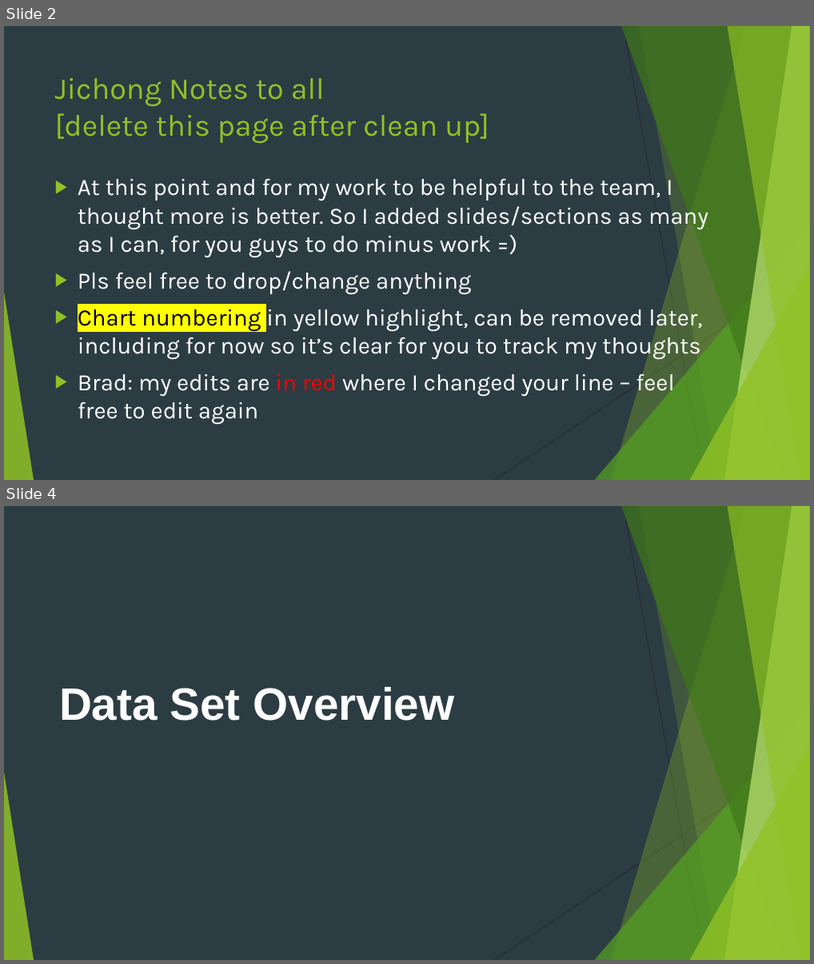
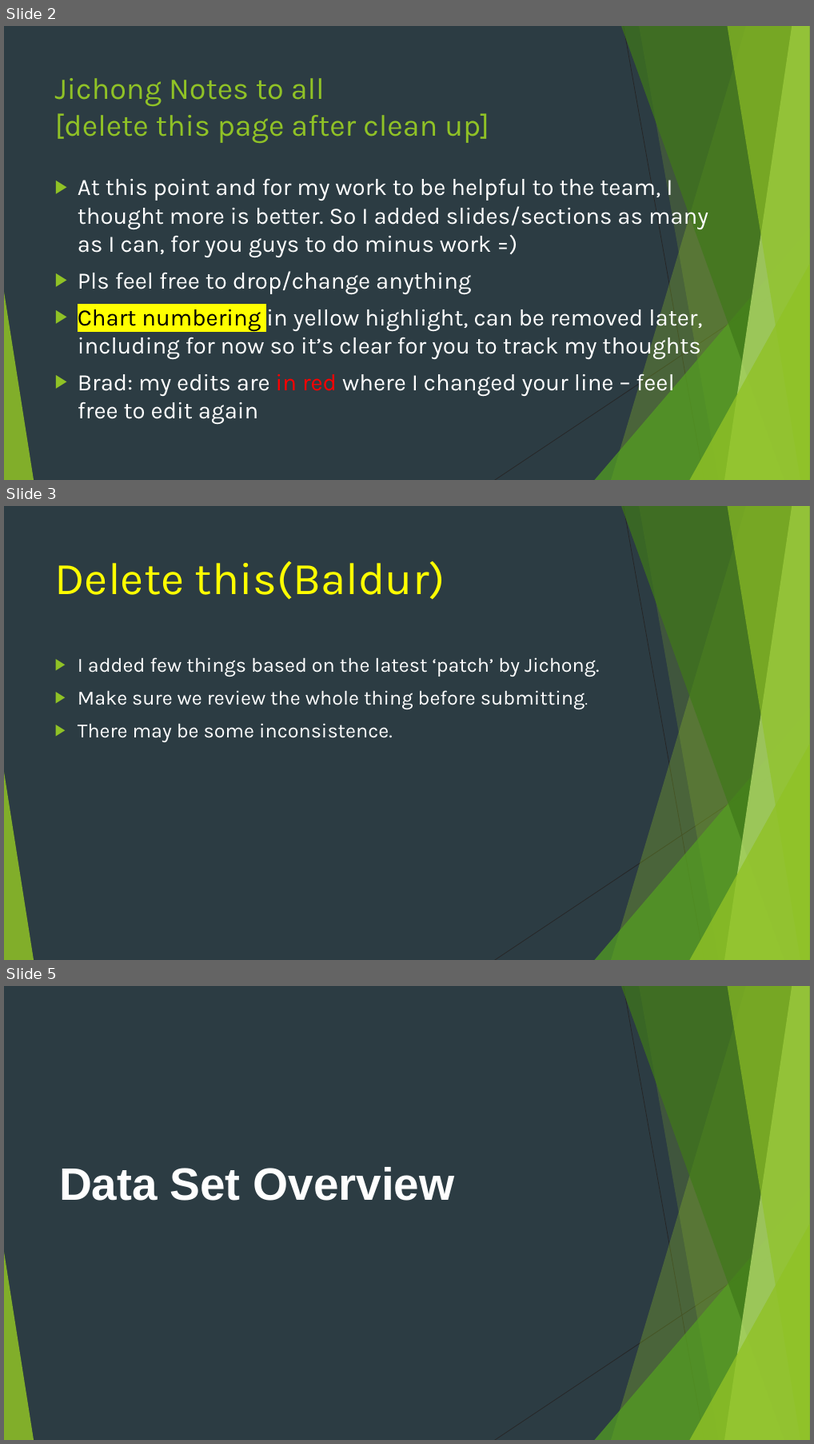
Before and after one commit to breardon7/6101-GroupProjects, a slide deck: 6101 Group Project New Version_Jichong_3.20.pptx. Shown one above the other, each under a label of ours: slides 2 and 4 before the commit, slides 2, 3 and 5 after it; the slides between them are not shown. The pictures are 814x964 and 814x1444 pixels, drawn with LibreOffice and Linux fonts; fonts in the diff are those of the drawing. Boxes give left, top, right and bottom in pixels: in the first picture for what was removed or moved away, otherwise in the second. Text is boxed around its words. In the diff, an @@ line names an element or a change of style, - is before the commit and + after.

```diff
--- a/6101 Group Project New Version_Jichong_3.20.pptx
+++ b/6101 Group Project New Version_Jichong_3.20.pptx
@@ slide 3 added at [4,506,810,960], background #2C3C43; not listed: 10 template elements that a slide beside it also shows @@
@@ title added at [55,561,446,600], 54 pt, text #FFFF00 @@
+Delete this(Baldur)
@@ text added at [78,657,600,742], 24 pt, text #FFFFFF @@
+▶ I added few things based on the latest ‘patch’ by Jichong.
+▶ Make sure we review the whole thing before submitting.
+▶ There may be some inconsistence.
@@ what was slide 4 is now slide 5 @@
```
Also in this commit, not shown: 4 slides changed, 1 other slide added, 1 slide removed, 2 other files.
